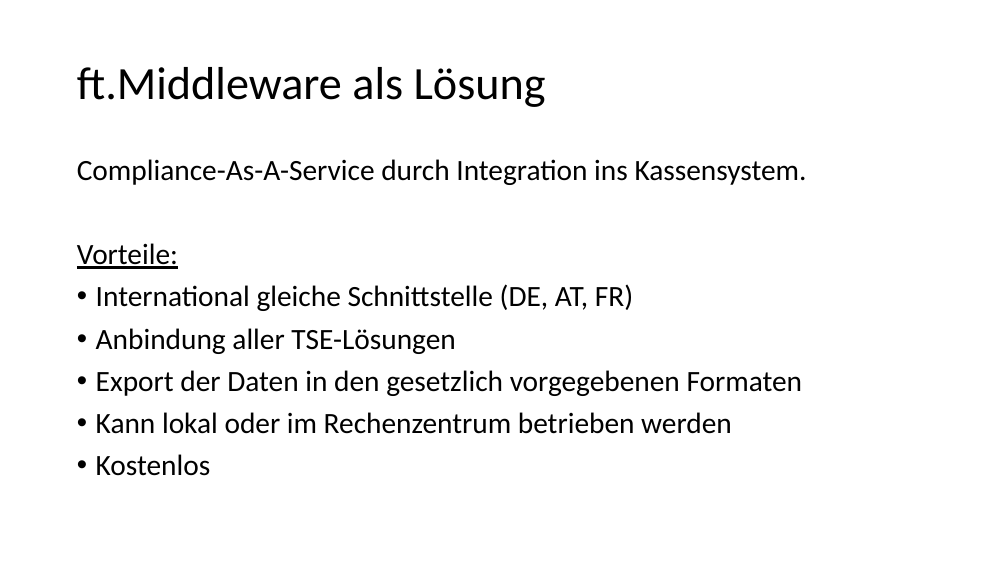
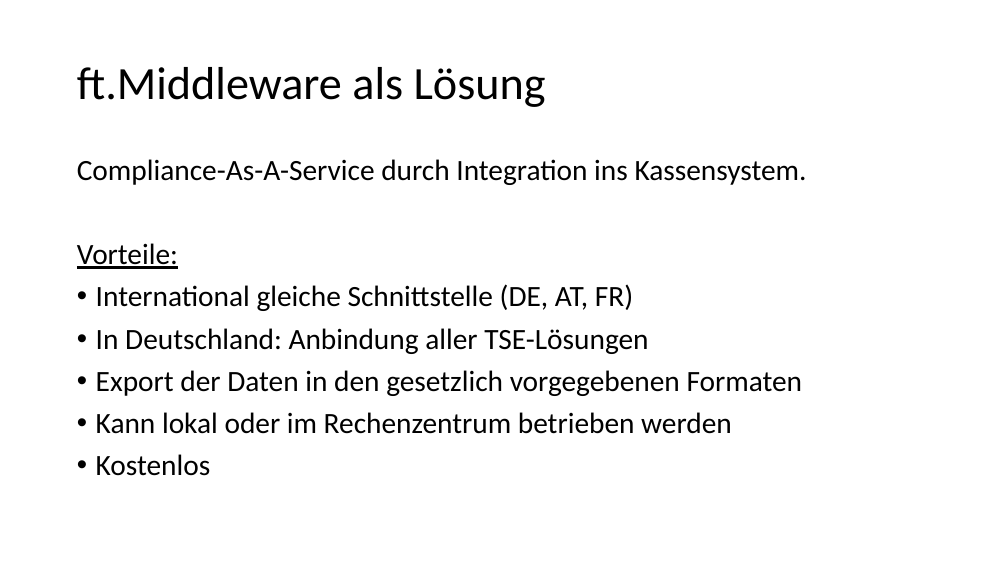
Before and after one commit to fiskaltrust/productdescription-de-doc, a slide deck: slide 5 of for-poscreators/presentation/onboarding_de.pptx. Drawn at 1008x567 pixels with LibreOffice and Linux fonts; fonts in the diff are those of the drawing. Boxes give left, top, right and bottom in pixels: in the first picture for what was removed or moved away, otherwise in the second. Text is boxed around its words. In the diff, an @@ line names an element or a change of style, - is before the commit and + after.

```diff
--- a/for-poscreators/presentation/onboarding_de.pptx
+++ b/for-poscreators/presentation/onboarding_de.pptx
@@ text at [96,328,648,354]: text changed @@
-• Anbindung aller TSE-Lösungen
+• In Deutschland: Anbindung aller TSE-Lösungen
```
Also in this commit, not shown: 3 other slides changed, 1 slide added, 7 other files.
